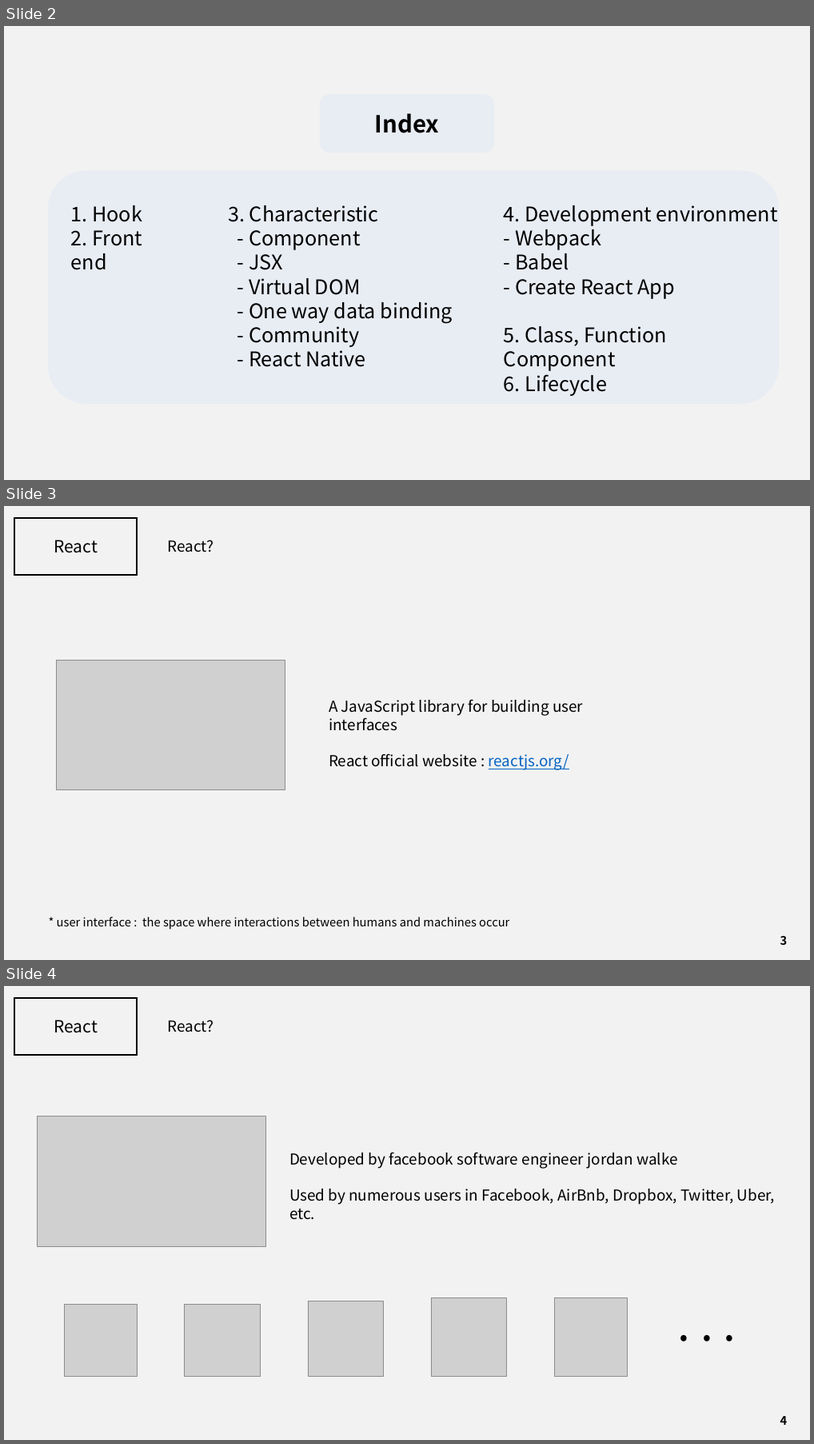
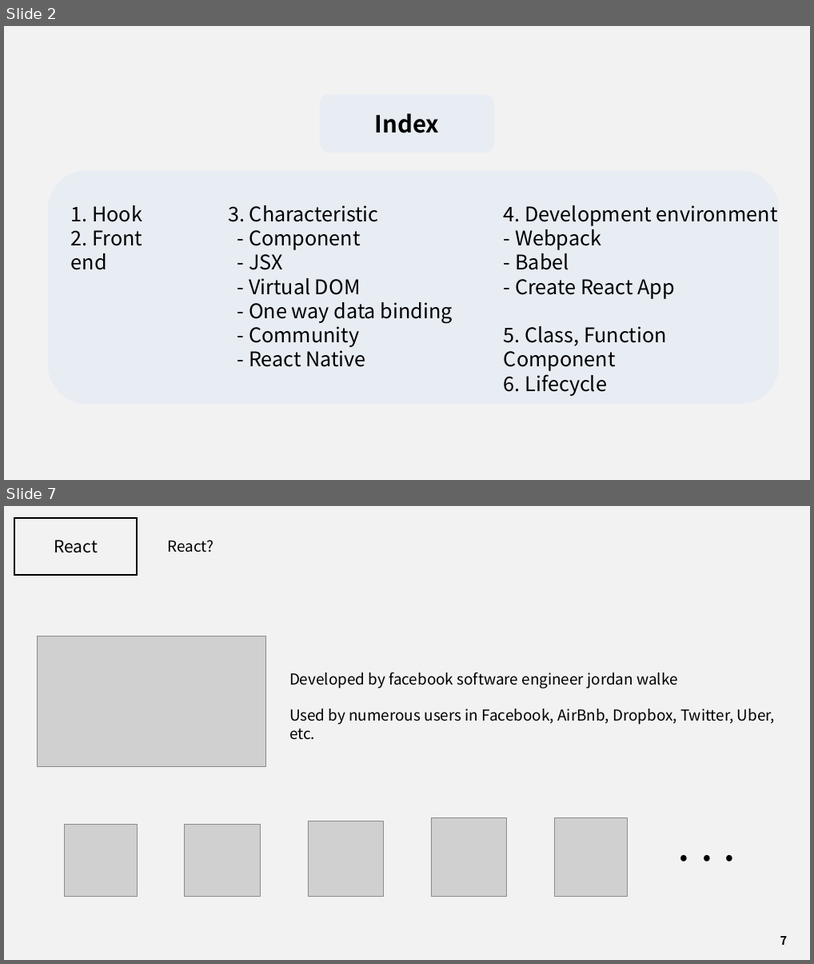
Before and after one commit to J3SUNG/Seminar, a slide deck: 210210_React_2.pptx. Shown one above the other, each under a label of ours: slides 2, 3 and 4 before the commit, slides 2 and 7 after it; the slides between them are not shown. The pictures are 814x1444 and 814x964 pixels, drawn with LibreOffice and Linux fonts; fonts in the diff are those of the drawing; grey boxes stand for pictures. Boxes give left, top, right and bottom in pixels: in the first picture for what was removed or moved away, otherwise in the second. Text is boxed around its words. In the diff, an @@ line names an element or a change of style, - is before the commit and + after.

```diff
--- a/210210_React_2.pptx
+++ b/210210_React_2.pptx
@@ slide 3 removed at (4, 506, 810, 960), background #F2F2F2 @@
@@ rectangle removed at (14, 518, 137, 574) @@
@@ text removed at (54, 540, 98, 553) @@
-React
@@ text removed at (168, 540, 214, 552) @@
-React?
@@ picture removed at (56, 660, 286, 790) @@
@@ text removed at (329, 699, 583, 770) @@
-A JavaScript library for building user interfaces
-React official website : reactjs.org/
@@ text removed at (57, 916, 510, 929) @@
-* user interface : the space where interactions between humans and machines occur
@@ page number removed at (781, 936, 788, 944) @@
-3
@@ what was slide 4 is now slide 7 @@
@@ page number at (781, 936, 788, 944): text changed @@
-4
+7
```
Also in this commit, not shown: 1 slide changed, 4 slides added.
